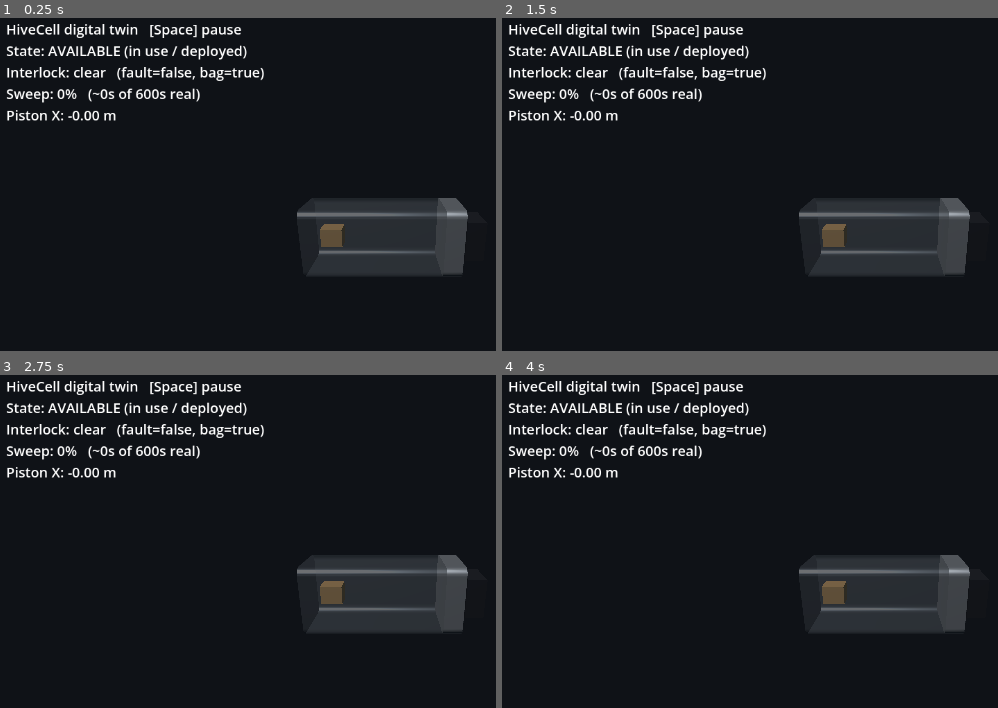
Above: before the commit, frames 1-4 (two rows, left to right).
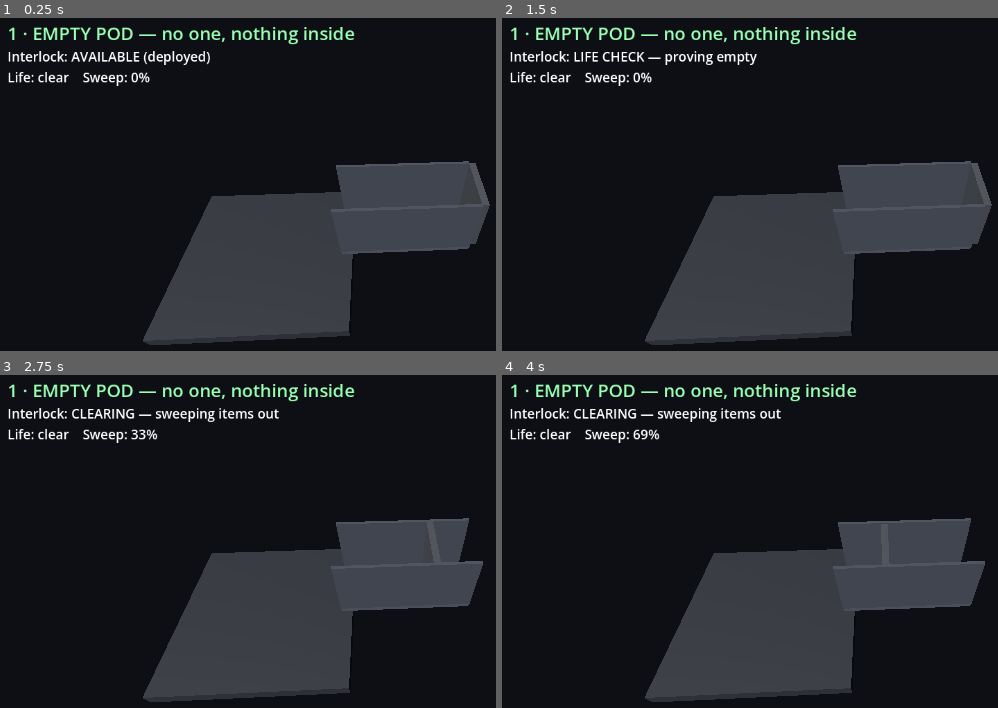
Above: after the commit, the same moments.

Repository: StrayEddy/HiveCell
Game: Godot game, scene res://physics_demo.tscn
Two runs of this game, one before a commit and one after it. Both use one fixed random seed, a clock stepped at 60 frames per second and the inputs below. Before the commit the project starts from res://main.tscn.
Inputs:
- Up to frame 1 (0.25 s): no input
- Up to frame 2 (1.5 s): tap Enter at 0.5 s; tap Space at 0.77, 1.25 s
- Up to frame 3 (2.75 s): tap Space at 1.52 s
- Up to frame 4 (4 s): tap Space at 3.02, 3.77 s

The runs differ from the first frame. In frame 1, 26% of the frame differs, in the area x 1-99%, y 1-99%; in frame 2, 27%; in frame 3, 26%; in frame 4, 26%.

Commit message:
Add physics scenario show as the default Play scene
A RigidBody3D/AnimatableBody3D demo driven by the SAME safety_interlock
as the twin and its self-test. Plays on Play, looping through: empty pod,
one item left, lots of items, someone inside (piston stays frozen), and a
mid-sweep intrusion (stop & reverse). The piston physically pushes loose
contents out the mouth ONLY when life-detection proves the pod empty; a
person present => no motion. High looking-down camera to see into the pod.

- physics_demo.gd / .tscn: the scenario show
- project.godot: run/main_scene -> physics_demo.tscn (mechanism twin
  main.tscn/digital_twin.gd still runnable on demand)

Co-Authored-By: Claude Opus 4.8 <noreply@anthropic.com>

Diff:
--- /dev/null
+++ b/godot/physics_demo.gd
@@ -0,0 +1,260 @@
+extends Node3D
+## HiveCell physics scenario show.
+## The SAME safety logic as the twin (safety_interlock.gd) drives a real physics
+## sweep: an AnimatableBody3D piston pushes RigidBody3D contents out the mouth --
+## but ONLY when life-detection proves the pod empty. Plays through a set of
+## scenarios on loop so you can watch the interlock behave when you run the scene.
+##
+## Coordinate frame (meters, Y up): the mouth (public opening) is at x = 0; the
+## cavity runs +X into the wall to x = CAVITY_LEN. Deployed piston sits deep;
+## clearing advances it toward x = 0, sweeping anything loose out the mouth where
+## it drops onto the exterior floor. A living thing present => piston never moves.
+
+const CAVITY_LEN := 2.0
+const BORE_W := 0.9        ## cavity width  (Z)
+const BORE_H := 0.9        ## cavity height (Y)
+const PLATE_TH := 0.1      ## piston plate thickness (X)
+
+var il := SafetyInterlock.new()
+
+var piston: AnimatableBody3D
+var spawned: Array[Node] = []      ## contents + person, cleared between scenarios
+var person: Node3D = null
+var title_label: Label
+var status_label: Label
+
+## title, number of loose items, someone inside, and whether someone intrudes
+## mid-sweep. Order matches the request + one bonus safety case at the end.
+var scenarios := [
+	{"title": "1 · EMPTY POD — no one, nothing inside", "things": 0, "person": false, "intrude": false},
+	{"title": "2 · ONE ITEM LEFT — no one inside",       "things": 1, "person": false, "intrude": false},
+	{"title": "3 · LOTS OF STUFF — no one inside",        "things": 7, "person": false, "intrude": false},
+	{"title": "4 · SOMEONE INSIDE — motion LOCKED",       "things": 0, "person": true,  "intrude": false},
+	{"title": "5 · INTRUSION MID-SWEEP — stop & reverse", "things": 2, "person": false, "intrude": true},
+]
+var scn := -1
+var scn_time := 0.0
+var saw_motion := false
+var intruded := false
+
+
+func _ready() -> void:
+	il.demo_seconds = 3.5
+	il.hold_seconds = 1.0
+	il.life_check_seconds = 0.6
+	_build_world()
+	_start_scenario(0)
+
+
+# --- world -------------------------------------------------------------------
+func _mat(c: Color, rough := 0.7, metal := 0.0) -> StandardMaterial3D:
+	var m := StandardMaterial3D.new()
+	m.albedo_color = c
+	m.roughness = rough
+	m.metallic = metal
+	return m
+
+
+func _box_mesh_inst(size: Vector3, mat: StandardMaterial3D) -> MeshInstance3D:
+	var bm := BoxMesh.new()
+	bm.size = size
+	var mi := MeshInstance3D.new()
+	mi.mesh = bm
+	mi.material_override = mat
+	return mi
+
+
+func _static_box(size: Vector3, pos: Vector3, mat: StandardMaterial3D) -> void:
+	var body := StaticBody3D.new()
+	var cs := CollisionShape3D.new()
+	var shape := BoxShape3D.new()
+	shape.size = size
+	cs.shape = shape
+	body.add_child(cs)
+	body.add_child(_box_mesh_inst(size, mat))
+	body.position = pos
+	add_child(body)
+
+
+func _build_world() -> void:
+	# Cavity floor + side walls (open at the mouth, x = 0, and at the top).
+	_static_box(Vector3(CAVITY_LEN, 0.1, BORE_W), Vector3(CAVITY_LEN * 0.5, -0.05, 0.0),
+		_mat(Color(0.32, 0.34, 0.38)))
+	_static_box(Vector3(CAVITY_LEN, BORE_H, 0.05), Vector3(CAVITY_LEN * 0.5, BORE_H * 0.5, BORE_W * 0.5),
+		_mat(Color(0.28, 0.30, 0.34)))
+	_static_box(Vector3(CAVITY_LEN, BORE_H, 0.05), Vector3(CAVITY_LEN * 0.5, BORE_H * 0.5, -BORE_W * 0.5),
+		_mat(Color(0.28, 0.30, 0.34)))
+	# Exterior floor just below the mouth so ejected items drop out and tumble.
+	_static_box(Vector3(3.0, 0.2, 3.0), Vector3(-1.4, -0.7, 0.0), _mat(Color(0.18, 0.19, 0.22)))
+
+	# Piston plate: kinematic, pushes RigidBodies. sync_to_physics is on by default.
+	piston = AnimatableBody3D.new()
+	var pcs := CollisionShape3D.new()
+	var pshape := BoxShape3D.new()
+	pshape.size = Vector3(PLATE_TH, BORE_H - 0.02, BORE_W - 0.02)
+	pcs.shape = pshape
+	piston.add_child(pcs)
+	piston.add_child(_box_mesh_inst(pshape.size, _mat(Color(0.85, 0.87, 0.92), 0.3, 0.9)))
+	add_child(piston)
+	_place_piston()
+
+	# Lights + environment.
+	var sun := DirectionalLight3D.new()
+	sun.rotation_degrees = Vector3(-52, -38, 0)
+	sun.light_energy = 1.25
+	add_child(sun)
+	var world := WorldEnvironment.new()
+	var env := Environment.new()
+	env.background_mode = Environment.BG_COLOR
+	env.background_color = Color(0.05, 0.06, 0.08)
+	env.ambient_light_source = Environment.AMBIENT_SOURCE_COLOR
+	env.ambient_light_color = Color(0.42, 0.47, 0.52)
+	env.ambient_light_energy = 0.55
+	world.environment = env
+	add_child(world)
+
+	var cam := Camera3D.new()
+	# High front-above angle looking down into the open-top pod, so the contents
+	# and the sweep are clearly visible; still catches the mouth ejection at x<0.
+	cam.position = Vector3(0.7, 3.7, 3.1)
+	add_child(cam)
+	cam.look_at(Vector3(0.85, -0.25, 0.0), Vector3.UP)
+	cam.current = true
+
+	var canvas := CanvasLayer.new()
+	add_child(canvas)
+	title_label = Label.new()
+	title_label.position = Vector2(18, 14)
+	title_label.add_theme_font_size_override("font_size", 26)
+	canvas.add_child(title_label)
+	status_label = Label.new()
+	status_label.position = Vector2(18, 52)
+	status_label.add_theme_font_size_override("font_size", 19)
+	canvas.add_child(status_label)
+
+
+# --- contents ----------------------------------------------------------------
+func _spawn_item(pos: Vector3, size: Vector3, c: Color, mass := 1.0) -> void:
+	var body := RigidBody3D.new()
+	body.mass = mass
+	var cs := CollisionShape3D.new()
+	var shape := BoxShape3D.new()
+	shape.size = size
+	cs.shape = shape
+	body.add_child(cs)
+	body.add_child(_box_mesh_inst(size, _mat(c, 0.85)))
+	body.position = pos
+	add_child(body)
+	spawned.append(body)
+
+
+func _spawn_person(pos: Vector3) -> void:
+	# Purely visual -- the interlock, not physics, is what protects them.
+	var node := Node3D.new()
+	var cap := CapsuleMesh.new()
+	cap.radius = 0.18
+	cap.height = 0.95
+	var mi := MeshInstance3D.new()
+	mi.mesh = cap
+	mi.material_override = _mat(Color(0.90, 0.45, 0.40), 0.6)
+	mi.rotation_degrees = Vector3(0, 0, 90)   # lying along X
+	node.add_child(mi)
+	node.position = pos
+	add_child(node)
+	spawned.append(node)
+	person = node
+
+
+func _clear_scene_contents() -> void:
+	for n in spawned:
+		if is_instance_valid(n):
+			n.queue_free()
+	spawned.clear()
+	person = null
+
+
+# --- scenario flow -----------------------------------------------------------
+func _start_scenario(i: int) -> void:
+	scn = i
+	scn_time = 0.0
+	saw_motion = false
+	intruded = false
+	_clear_scene_contents()
+
+	# Fresh interlock so each scenario starts deployed and empty of state.
+	il = SafetyInterlock.new()
+	il.demo_seconds = 3.5
+	il.hold_seconds = 1.0
+	il.life_check_seconds = 0.6
+
+	var s = scenarios[i]
+	il.occupant_alive = s["person"]
+	print("[scenario] ", s["title"])
+
+	var n: int = s["things"]
+	for k in n:
+		var x := 0.45 + (CAVITY_LEN - 0.9) * (float(k) + 0.5) / maxf(float(n), 1.0)
+		var z := (-0.25 if k % 2 == 0 else 0.25) * (1.0 if n > 1 else 0.0)
+		var sz := 0.16 + 0.06 * float(k % 3)
+		var col := Color.from_hsv(fmod(0.08 + 0.13 * float(k), 1.0), 0.55, 0.9)
+		_spawn_item(Vector3(x, sz * 0.5 + 0.02, z), Vector3(sz, sz, sz), col)
+
+	if s["person"]:
+		_spawn_person(Vector3(1.0, 0.32, 0.0))
+
+	_place_piston()
+
+
+func _place_piston() -> void:
+	# progress 0 = deployed (deep); 1 = flush at the mouth. Front face sweeps -X.
+	var x: float = CAVITY_LEN * (1.0 - il.progress)
+	piston.position = Vector3(x + PLATE_TH * 0.5, BORE_H * 0.5, 0.0)
+
+
+func _scenario_done() -> bool:
+	var s = scenarios[scn]
+	if s["person"]:
+		# It will park in BLOCKED_OCCUPIED and never move: show it, then advance.
+		return il.state == SafetyInterlock.State.BLOCKED_OCCUPIED and scn_time > 3.5
+	if s["intrude"]:
+		# Done once it has reversed back out after the intrusion.
+		return intruded and il.progress <= 0.02 and scn_time > 1.0
+	# Normal clear: it moved and returned to AVAILABLE, held a beat.
+	return saw_motion and il.state == SafetyInterlock.State.AVAILABLE and scn_time > 1.0
+
+
+func _physics_process(delta: float) -> void:
+	scn_time += delta
+
+	# Bonus scenario: someone reaches in once the sweep is well underway.
+	if scenarios[scn]["intrude"] and not intruded \
+			and il.state == SafetyInterlock.State.CLEARING and il.progress > 0.45:
+		il.occupant_alive = true
+		intruded = true
+		_spawn_person(Vector3(0.25, 0.32, 0.0))
+
+	il.step(delta)
+	if il.state == SafetyInterlock.State.CLEARING or il.state == SafetyInterlock.State.REDEPLOY:
+		saw_motion = true
+	_place_piston()
+	_update_hud()
+
+	if _scenario_done() and scn_time > 2.0:
+		_start_scenario((scn + 1) % scenarios.size())
+
+
+func _update_hud() -> void:
+	var names := {
+		SafetyInterlock.State.AVAILABLE: "AVAILABLE (deployed)",
+		SafetyInterlock.State.LIFE_CHECK: "LIFE CHECK — proving empty",
+		SafetyInterlock.State.CLEARING: "CLEARING — sweeping items out",
+		SafetyInterlock.State.CLEARED_HOLD: "CLEARED (flush)",
+		SafetyInterlock.State.REDEPLOY: "REDEPLOYING",
+		SafetyInterlock.State.BLOCKED_OCCUPIED: "BLOCKED — life detected, alert human",
+	}
+	var life := il.life_present()
+	title_label.text = str(scenarios[scn]["title"])
+	title_label.add_theme_color_override("font_color", Color(1, 0.5, 0.45) if life else Color(0.6, 1, 0.7))
+	status_label.text = "Interlock: %s\nLife: %s    Sweep: %d%%" % [
+		names[il.state], ("DETECTED" if life else "clear"), int(round(il.progress * 100.0))
+	]
--- /dev/null
+++ b/godot/physics_demo.tscn
@@ -0,0 +1,6 @@
+[gd_scene load_steps=2 format=3]
+
+[ext_resource type="Script" path="res://physics_demo.gd" id="1_phys"]
+
+[node name="PhysicsDemo" type="Node3D"]
+script = ExtResource("1_phys")
--- a/godot/project.godot
+++ b/godot/project.godot
@@ -11,7 +11,7 @@
 [application]
 
 config/name="HiveCell Digital Twin"
-run/main_scene="res://main.tscn"
+run/main_scene="res://physics_demo.tscn"
 config/features=PackedStringArray("4.7", "Forward Plus")
 
 [rendering]
Not shown, added: godot/physics_demo.gd.uid
